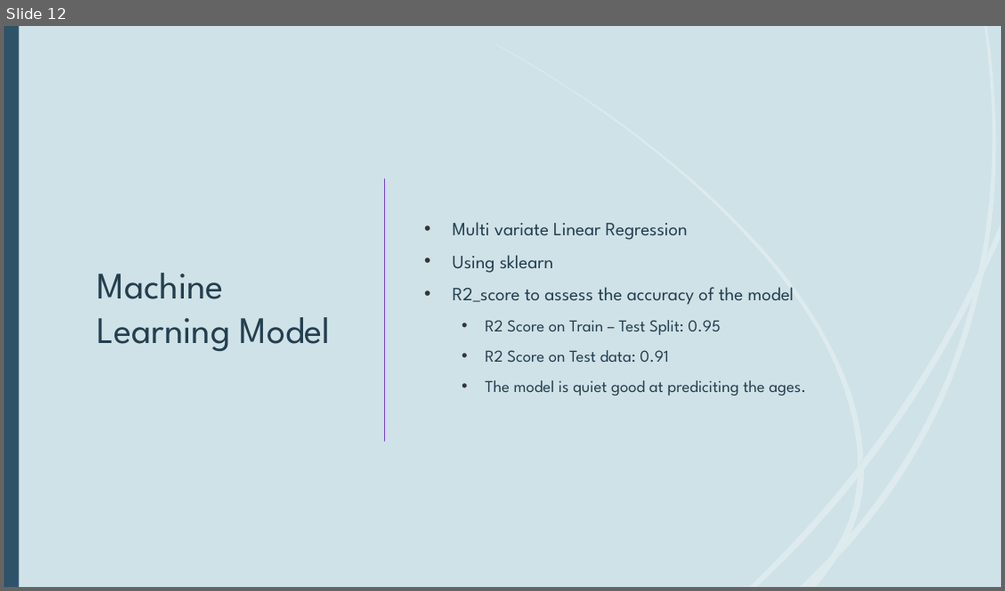
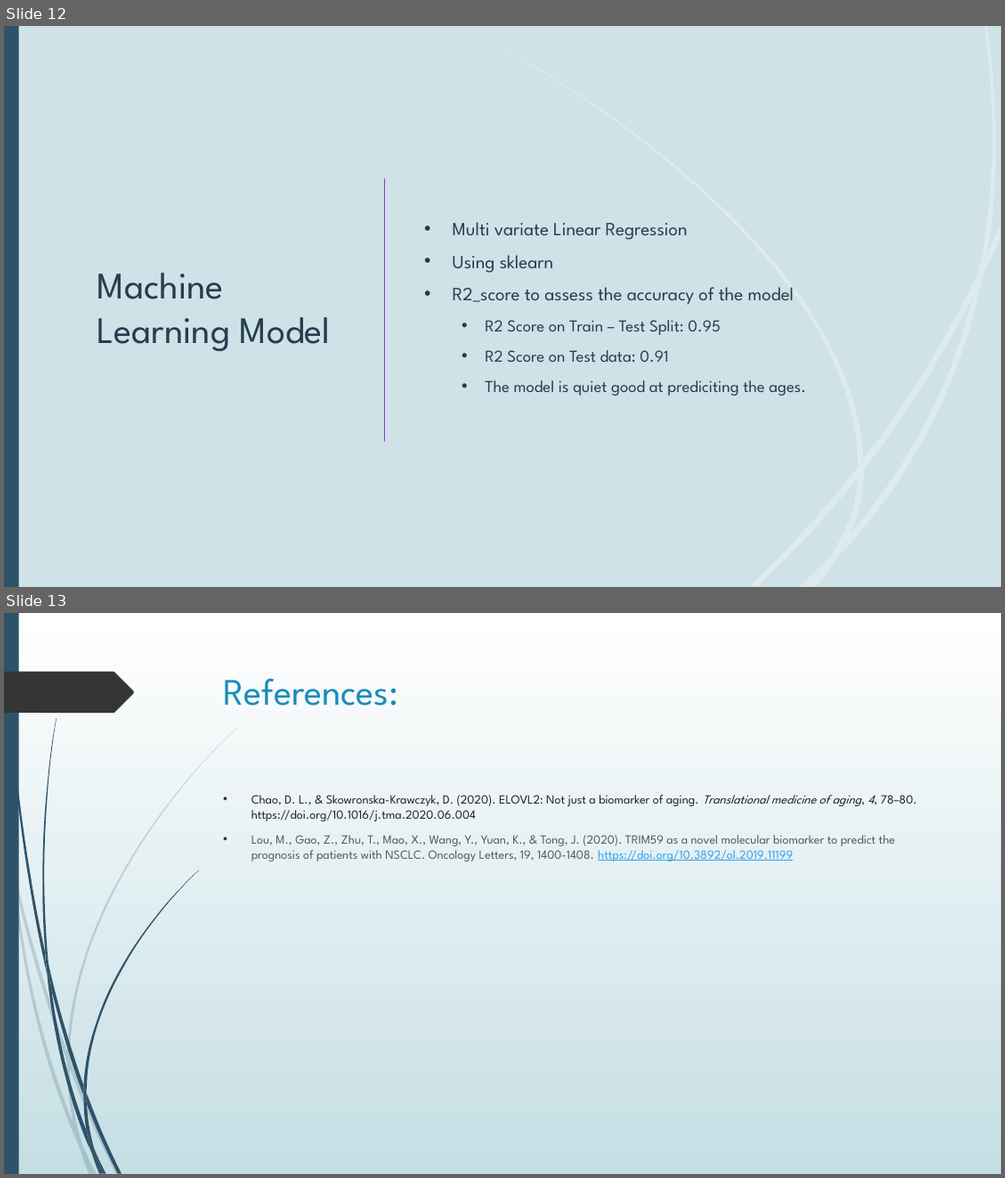
Before and after one commit to phanlinh94/age-prediction-model, a slide deck: Age Prediction based on Multi-omics Data.pptx. Shown one above the other, each under a label of ours: slide 12 before the commit, slides 12 and 13 after it. The pictures are 1005x591 and 1005x1178 pixels, drawn with LibreOffice and Linux fonts; fonts in the diff are those of the drawing. Boxes give left, top, right and bottom in pixels: in the first picture for what was removed or moved away, otherwise in the second. Text is boxed around its words. In the diff, an @@ line names an element or a change of style, - is before the commit and + after.

```diff
--- a/Age Prediction based on Multi-omics Data.pptx
+++ b/Age Prediction based on Multi-omics Data.pptx
@@ slide 13 added at (4, 613, 1001, 1174), background gradient #FFFFFF to #C5DEE5; not listed: 11 template elements that a slide beside it also shows @@
@@ rectangle added at (4, 613, 19, 1174), fill #2E5369 @@
@@ title added at (224, 678, 399, 706), 36 pt, text #178DBB @@
+References:
@@ text added at (251, 795, 917, 861), 12 pt, text #575757 @@
+• Chao, D. L., & Skowronska-Krawczyk, D. (2020). ELOVL2: Not just a biomarker of aging. Translational medicine of aging, 4, 78–80. https://doi.org/10.1016/j.tma.2020.06.004
+• Lou, M., Gao, Z., Zhu, T., Mao, X., Wang, Y., Yuan, K., & Tong, J. (2020). TRIM59 as a novel molecular biomarker to predict the prognosis of patients with NSCLC. Oncology Letters, 19, 1400-1408. https://doi.org/10.3892/ol.2019.11199
@@ group added at (12, 728, 237, 1147): 5 freeform shapes @@
@@ group added at (42, 718, 198, 1153): 7 freeform shapes @@
```
Also in this commit, not shown: 1 slide changed.
